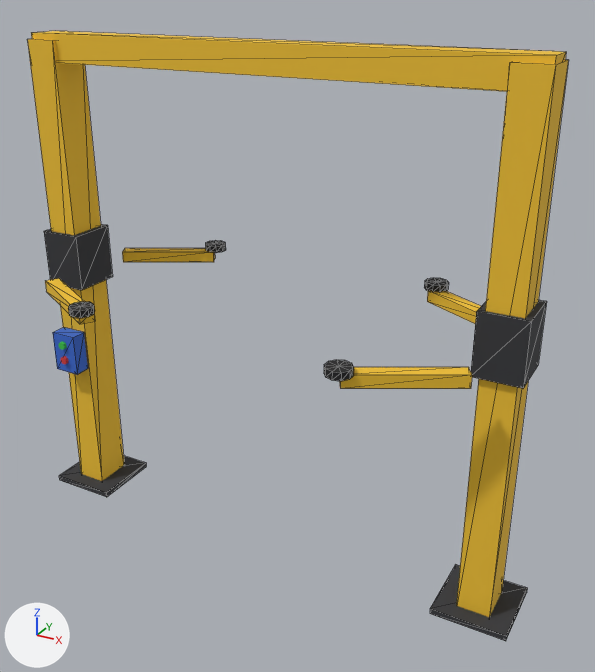
Before and after pictures for a commit that changed the glTF model assets/models/garage_lift.glb.
The view is the same before and after, from a camera (50 mm lens) standing at (2.62, -4.32, 3.79) and looking at (0.21, 0.06, 1.6). Arrows for +X, +Y and +Z are at lower left; the lights stay in place. The picture after the commit comes second. Mesh edges are drawn as thin lines on the coarser meshes. Where no turn or scale is listed for an object, it has been applied to the vertices.

Names of what the first picture shows: 'arm_lift_yellow', 'beam_lift_yellow', 'carriage_lift_dark', 'control_lift_box', 'pad_lift_pad', 'plate_lift_dark', 'post_lift_yellow' and 2 more.
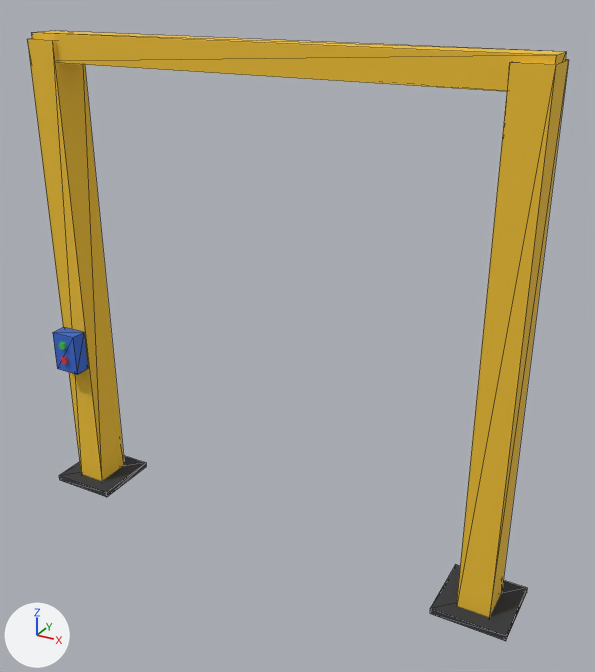
What changed in the scene script:
```text
Remove ob_carriage_lift_dark:
    ob_carriage_lift_dark = bpy.data.objects.new('carriage_lift_dark', me_mesh_2)
    ob_carriage_lift_dark.location = (0.0, 0.0, 0.0)
Remove ob_arm_lift_yellow:
    ob_arm_lift_yellow = bpy.data.objects.new('arm_lift_yellow', me_mesh_3)
    ob_arm_lift_yellow.location = (0.0, 0.0, 0.0)
Remove ob_pad_lift_pad:
    ob_pad_lift_pad = bpy.data.objects.new('pad_lift_pad', me_mesh_4)
    ob_pad_lift_pad.location = (0.0, 0.0, 0.0)
```

Where the change shows, as pixel boxes [x1, y1, x2, y2] in the pictures (595 x 672 px):
'carriage_lift_dark', deleted: before [44, 224, 547, 388]
'arm_lift_yellow', deleted: before [45, 248, 481, 389]
'pad_lift_pad', deleted: before [68, 240, 449, 381]
